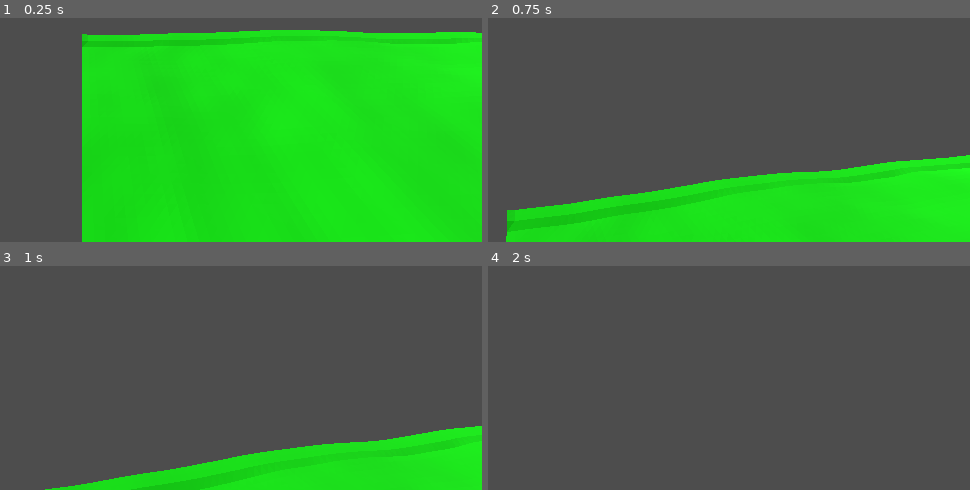
Above: before the commit, frames 1-4 (two rows, left to right).
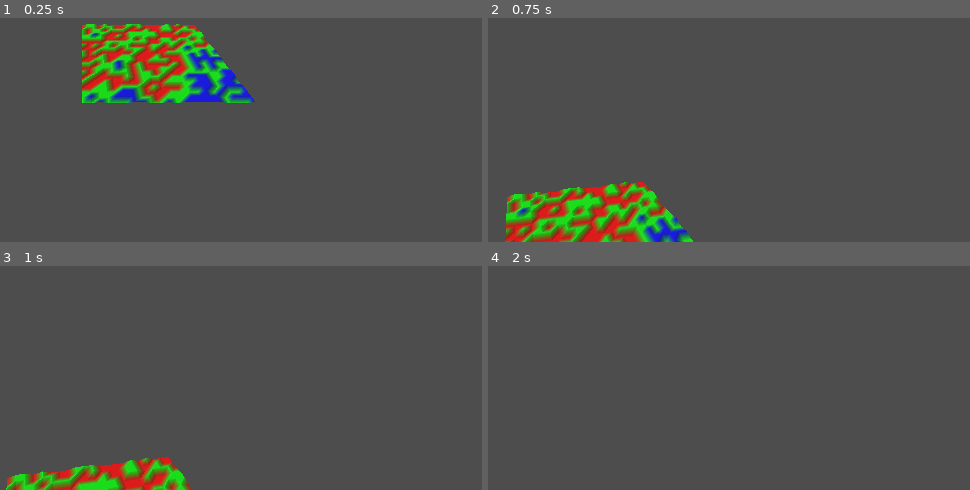
Above: after the commit, the same moments.

Repository: Lion4567714/prodecural_terrain_generation
Game: Godot game, scene res://test_scene.tscn
The game is run twice, just before and just after one commit, with the same random seed, the same clock (stepped at 60 frames per second) and the same inputs.
Inputs (mouse positions are in pixels of both pictures, inside the frame that each line leads up to):
- Up to frame 1 (0.25 s): no input
- Up to frame 2 (0.75 s): tap Enter at 0.5 s; move the mouse to (outside the picture) at 0.52 s; hold Up (ui_up) from 0.53 s (still down)
- Up to frame 3 (1 s): keep holding Up (ui_up)
- Up to frame 4 (2 s): keep holding Up (ui_up); move the mouse to (531, 268) at 1.27 s

The runs differ from the first frame. In frame 1, 77% of the frame differs, in the area x 17-100%, y 2-100%; in frame 2, 27%; in frame 3, 16%; in frame 4, nothing differs.

Commit message:
primitive wave function collapse

Diff:
--- a/scripts/generator.gd
+++ b/scripts/generator.gd
@@ -1,7 +1,7 @@
 extends MeshInstance3D
 
-const WIDTH = 300
-const HEIGHT = 300
+const WIDTH = 20
+const HEIGHT = 20
 const CELL_SIZE = 2.0
 #const CON_KERNEL = [[-1, -1, -1],
 #					[-1,  8, -1],
@@ -22,9 +22,12 @@
 const FEATURE_SENSITIVITY = 0.5
 const BIOME_BLEND = 3
 
-const MOUNTAINS = 0
-const PLAINS = 1
-const OCEANS = 2
+const BIOME = {
+	MOUNTAINS = 0b001,
+	PLAINS = 0b010,
+	OCEANS = 0b100
+}
+const HAMMING = [0, 1, 1, 2, 1, 2, 2, 3]
 
 var last_update_time
 var biome_map
@@ -32,6 +35,7 @@
 var height_map
 var feature_map
 var feature_threshold
+
 
 # Called when the node enters the scene tree for the first time.
 func _ready():
@@ -71,7 +75,7 @@
 	feature_threshold = sum * FEATURE_SENSITIVITY
 
 	generate_feature_map()
-	smooth_height_map()
+	#smooth_height_map()
 
 	# Apply noise to all vertices
 	var mesh_vertices = PackedVector3Array()
@@ -95,14 +99,21 @@
 			vertices.push_back(mdt.get_vertex(faceVertex))
 			uvs.push_back(mdt.get_vertex_uv(faceVertex))
 
-			if feature_map[(int)(mdt.get_vertex(faceVertex)[2] / CELL_SIZE)][(int)(mdt.get_vertex(faceVertex)[0] / CELL_SIZE)] > feature_threshold:
-				colors.push_back(Color(128, 0, 128, 1))
-			elif mdt.get_vertex(faceVertex)[1] > 20:
-				colors.push_back(Color(255, 255, 255, 1))
-			elif mdt.get_vertex(faceVertex)[1] <= -20:
+			if mdt.get_vertex(faceVertex)[1] == 0:
+				colors.push_back(Color(255, 0, 0, 1))
+			if mdt.get_vertex(faceVertex)[1] == 0.5:
+				colors.push_back(Color(0, 255, 0, 1))
+			if mdt.get_vertex(faceVertex)[1] == 1:
 				colors.push_back(Color(0, 0, 255, 1))
-			else:
-				colors.push_back(Color(0, 255, 0, 1))
+
+			#if feature_map[(int)(mdt.get_vertex(faceVertex)[2] / CELL_SIZE)][(int)(mdt.get_vertex(faceVertex)[0] / CELL_SIZE)] > feature_threshold:
+			#	colors.push_back(Color(128, 0, 128, 1))
+			#elif mdt.get_vertex(faceVertex)[1] > 20:
+			#	colors.push_back(Color(255, 255, 255, 1))
+			#elif mdt.get_vertex(faceVertex)[1] <= -20:
+			#	colors.push_back(Color(0, 0, 255, 1))
+			#else:
+			#	colors.push_back(Color(0, 255, 0, 1))
 
 			normals.push_back(normal)
 
@@ -170,20 +181,111 @@
 	return arr_mesh
 
 
+class WFCNode:
+	var pos: Vector2
+	var options: int
+	var num_options: int
+
+	func _init(x, y) -> void:
+		pos.x = x
+		pos.y = y
+		options = 0
+		for biome in BIOME.values():
+			options += biome
+		num_options = BIOME.size()
+
+	func limit_options(limit):
+		options &= limit
+		num_options = HAMMING[options]
+
+	static func sort(a: WFCNode, b: WFCNode) -> bool:
+		return a.num_options < b.num_options
+
+	func _to_string():
+		return "WFCNode: pos (" + str(pos.x) + ", " + str(pos.y) + "), num_options = " + str(num_options)
+
+
 func generate_biome_map():
 	var map = []
-
-	for x in range(WIDTH + 1):
-		var col = []
-		col.resize(HEIGHT + 1)
-		map.append(col)
-		for y in range(HEIGHT + 1):
-			if x > 2 * WIDTH / 3:
-				map[x][y] = MOUNTAINS
-			elif x > WIDTH / 3:
-				map[x][y] = PLAINS
-			else:
-				map[x][y] = OCEANS
+	var node_mat = []
+	var node_arr = []
+	var num_uncollapsed_nodes = (WIDTH + 1) * (HEIGHT + 1)
+	var node_arr_indices = []
+	for i in range(BIOME.size()):
+		node_arr_indices.append(0)
+	for x in range(WIDTH + 1):
+		var arr1 = []
+		arr1.resize(HEIGHT + 1)
+		map.append(arr1)
+		var arr2 = []
+		arr2.resize(HEIGHT + 1)
+		node_mat.append(arr2)
+		for y in range(HEIGHT + 1):
+			node_mat[x][y] = WFCNode.new(x, y)
+			node_arr.append(node_mat[x][y])
+
+	while num_uncollapsed_nodes > 0:
+		# Sort array based on how many options each node has remaining
+		node_arr.sort_custom(WFCNode.sort)
+		print(num_uncollapsed_nodes)
+
+		# Find bounds of node_arr of nodes with minimal options remaining
+		# Minimal options remaining > 1, 1 means the node is already collapsed
+		var min_options = -1
+		var start_index
+		var end_index
+		for i in range(node_arr.size()):
+			if node_arr[i].num_options > 1:
+				if min_options == -1:
+					min_options = node_arr[i].num_options
+					start_index = i
+				elif node_arr[i].num_options > min_options:
+					end_index = i - 1
+					break
+		if end_index == null:
+			end_index = node_arr.size() - 1
+
+		# Collapse random vertex with minimal options remaining
+		var rand_node_index = randi_range(start_index, end_index)
+		var rand_option_index = randi_range(0, node_arr[rand_node_index].num_options - 1)
+		var rand_option
+		for i in range(BIOME.size()):
+			if (1 << i) & node_arr[rand_node_index].options > 0:
+				if rand_option_index == 0:
+					rand_option = 1 << i
+					node_arr[rand_node_index].options = rand_option
+					break;
+				rand_option_index -= 1
+		node_arr[rand_node_index].num_options = 1
+		num_uncollapsed_nodes -= 1
+
+		# Update surround nodes
+		var x0 = node_arr[rand_node_index].pos.x
+		var y0 = node_arr[rand_node_index].pos.y
+		var allowed_biomes = rand_option
+		for i in range(1, BIOME.size()):
+			allowed_biomes |= allowed_biomes >> 1
+			allowed_biomes |= allowed_biomes << 1
+			if (y0 - i) >= 0:
+				for x in range(x0 - i, x0 + i):
+					if x >= 0 && x <= WIDTH:
+						node_mat[x][y0 - i].limit_options(allowed_biomes)
+			if (y0 + i) <= HEIGHT:
+				for x in range(x0 - i, x0 + i):
+					if x >= 0 && x <= WIDTH:
+						node_mat[x][y0 + i].limit_options(allowed_biomes)
+			if (x0 - i) >= 0:
+				for y in range(y0 - i, y0 + i):
+					if y >= 0 && y <= HEIGHT:
+						node_mat[x0 - i][y].limit_options(allowed_biomes)
+			if (x0 + i) <= WIDTH:
+				for y in range(y0 - i, y0 + i):
+					if y >= 0 && y <= HEIGHT:
+						node_mat[x0 + i][y].limit_options(allowed_biomes)
+
+	for x in range(WIDTH + 1):
+		for y in range(HEIGHT + 1):
+			map[x][y] = node_mat[x][y].options
 
 	return map
 
@@ -192,12 +294,15 @@
 	var height = 0
 
 	match biome_map[x][y]:
-		MOUNTAINS:
-			height = 100 * noise.get_noise_2d(x, y) + 5
-		PLAINS:
-			height = 50 * noise.get_noise_2d(x, y)
-		OCEANS:
-			height = 10 * noise.get_noise_2d(x, y) - 5
+		BIOME.MOUNTAINS:
+			height = 1
+			#height = 100 * noise.get_noise_2d(x, y) + 5
+		BIOME.PLAINS:
+			height = 0.5
+			#height = 50 * noise.get_noise_2d(x, y)
+		BIOME.OCEANS:
+			height = 0
+			#height = 10 * noise.get_noise_2d(x, y) - 5
 
 	if height < -20:
 		height = -20
Not shown, added: tes2B72.tmp
